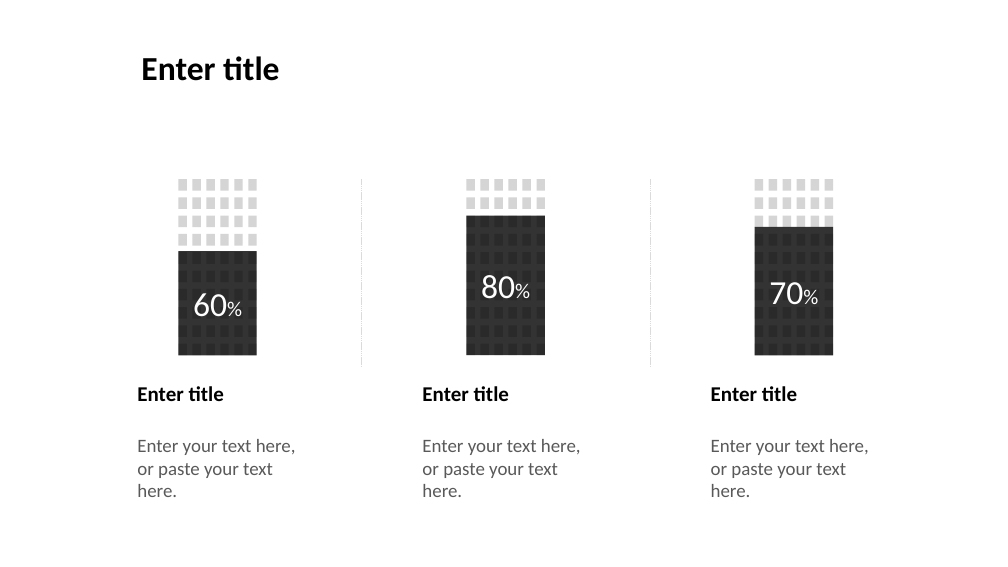
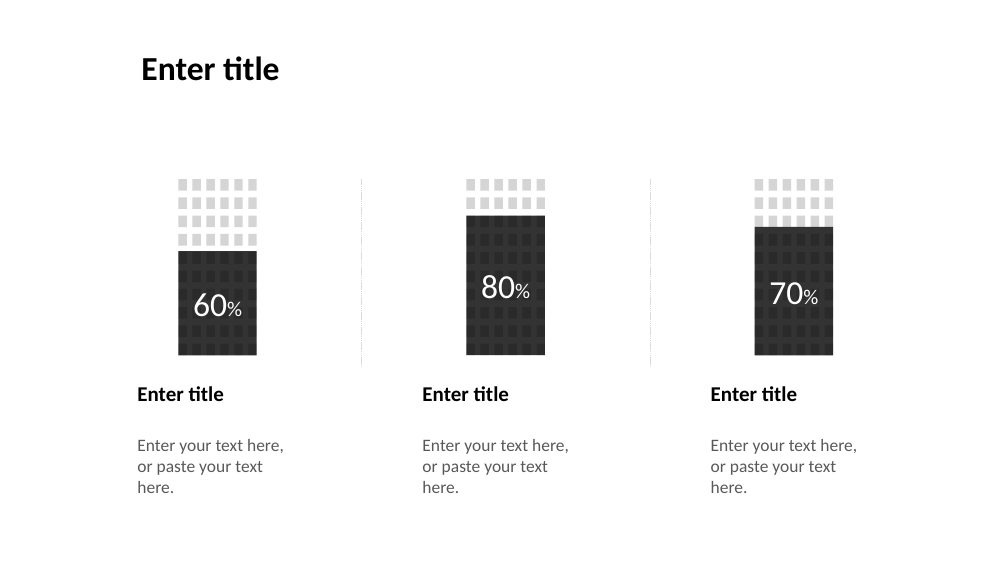
Before and after one commit to thisiskiru/desktop-tutorial, a slide deck: slide 7 of Minimalist Business Report.pptx. Drawn at 1008x567 pixels with LibreOffice and Linux fonts; fonts in the diff are those of the drawing; background and template pictures are left out. Boxes give left, top, right and bottom in pixels: in the first picture for what was removed or moved away, otherwise in the second. Text is boxed around its words. In the diff, an @@ line names an element or a change of style, - is before the commit and + after.

```diff
--- a/Minimalist Business Report.pptx
+++ b/Minimalist Business Report.pptx
@@ size 18 to 16.6 pt; line spacing 1.1 to 1.3 in 3 elements at (137,439,284,493), (422,439,569,493), (711,439,857,493) @@
```
Also in this commit, not shown: 7 other slides changed, 1 slide added, 1 slide removed.
